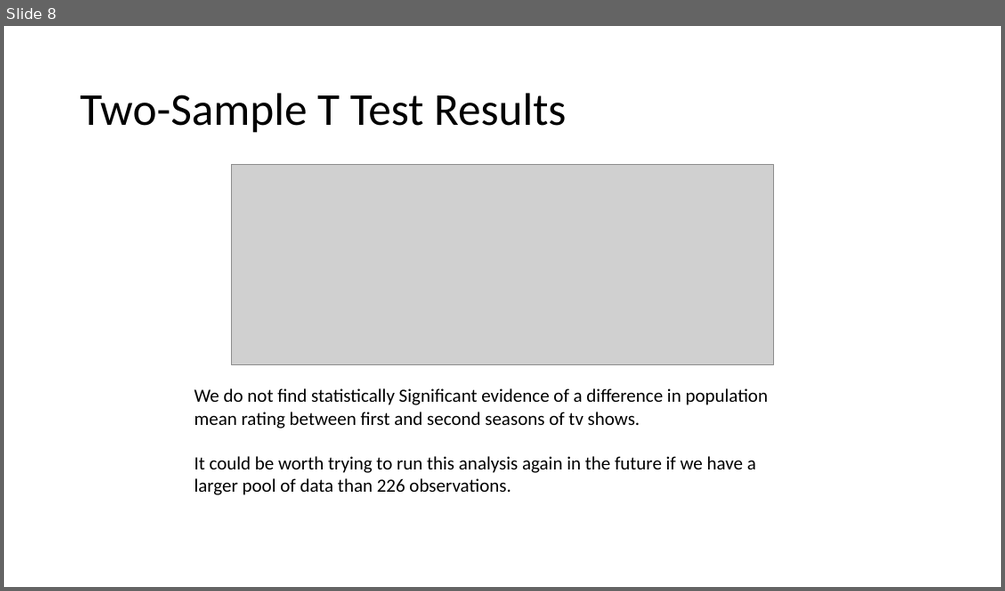
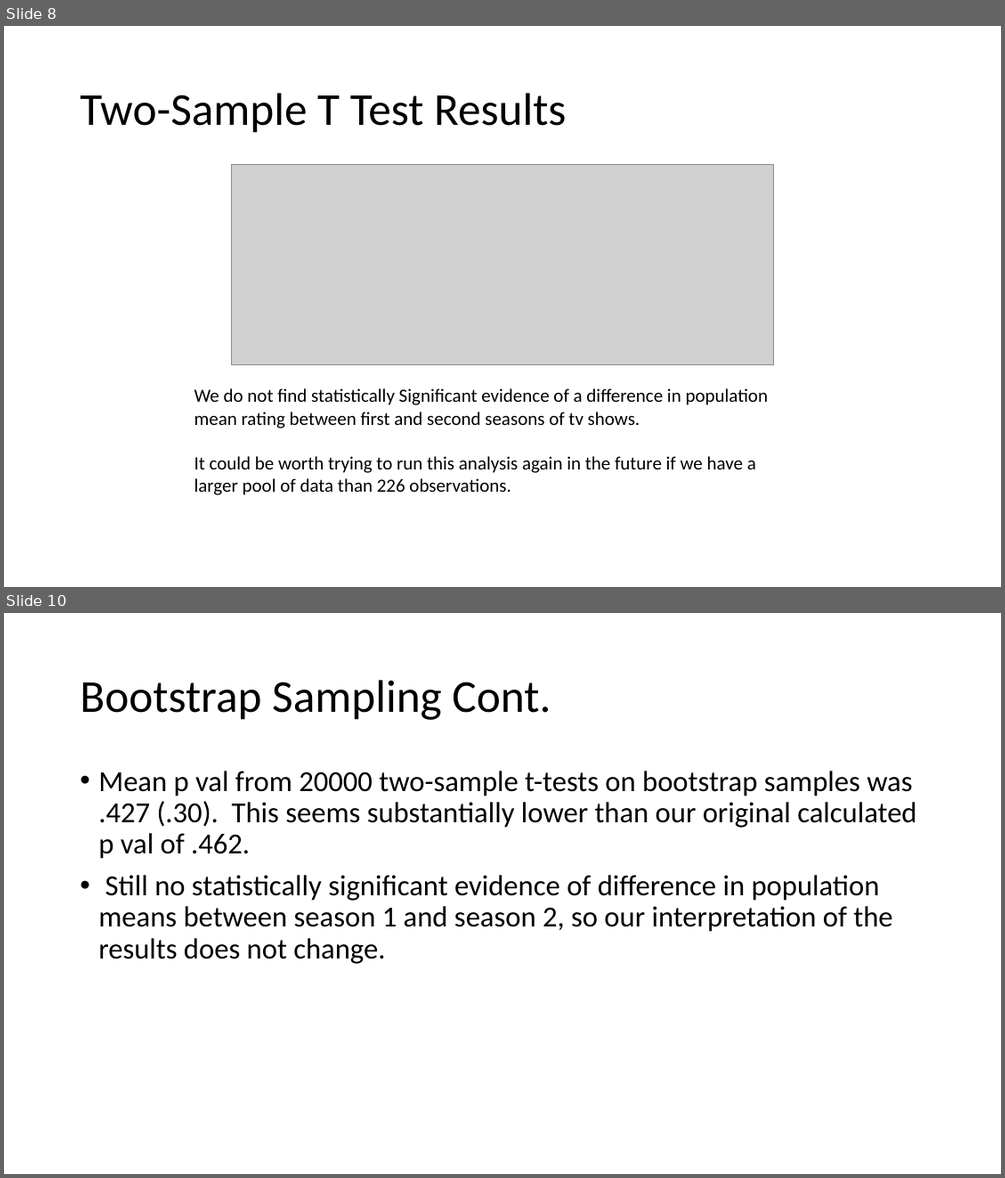
Before and after one commit to stat400-csu/project-8, a slide deck: 400 Presentation.pptx. Shown one above the other, each under a label of ours: slide 8 before the commit, slides 8 and 10 after it; the slides between them are not shown. The pictures are 1005x591 and 1005x1178 pixels, drawn with LibreOffice and Linux fonts; fonts in the diff are those of the drawing; grey boxes stand for pictures. Boxes give left, top, right and bottom in pixels: in the first picture for what was removed or moved away, otherwise in the second. Text is boxed around its words. In the diff, an @@ line names an element or a change of style, - is before the commit and + after.

```diff
--- a/400 Presentation.pptx
+++ b/400 Presentation.pptx
@@ slide 10 added at bbox=[4, 613, 1001, 1174], background #FFFFFF @@
@@ title added at bbox=[80, 680, 550, 720], 44 pt, text #000000 @@
+Bootstrap Sampling Cont.
@@ text added at bbox=[98, 771, 916, 964], 28 pt, text #000000 @@
+• Mean p val from 20000 two-sample t-tests on bootstrap samples was .427 (.30). This seems substantially lower than our original calculated p val of .462.
+• Still no statistically significant evidence of difference in population means between season 1 and season 2, so our interpretation of the results does not change.
```
Also in this commit, not shown: 3 other slides added, 1 slide removed.
